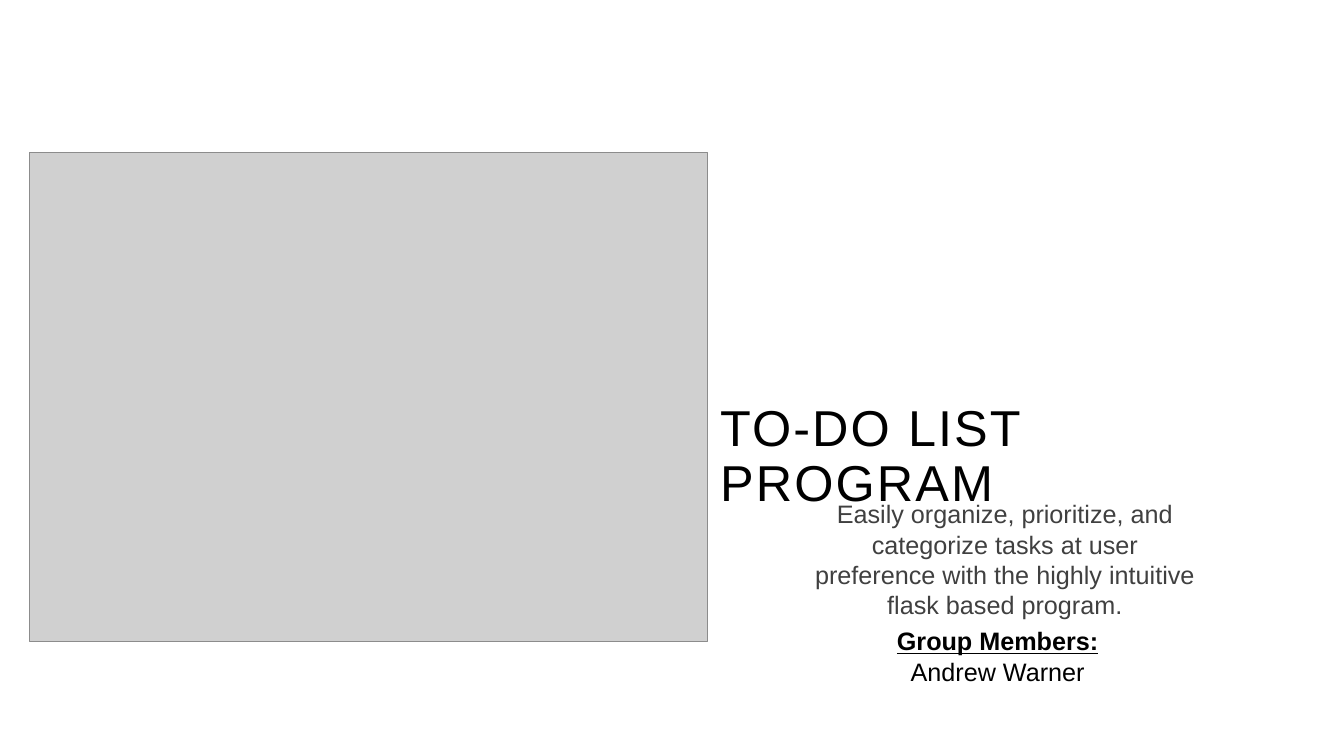
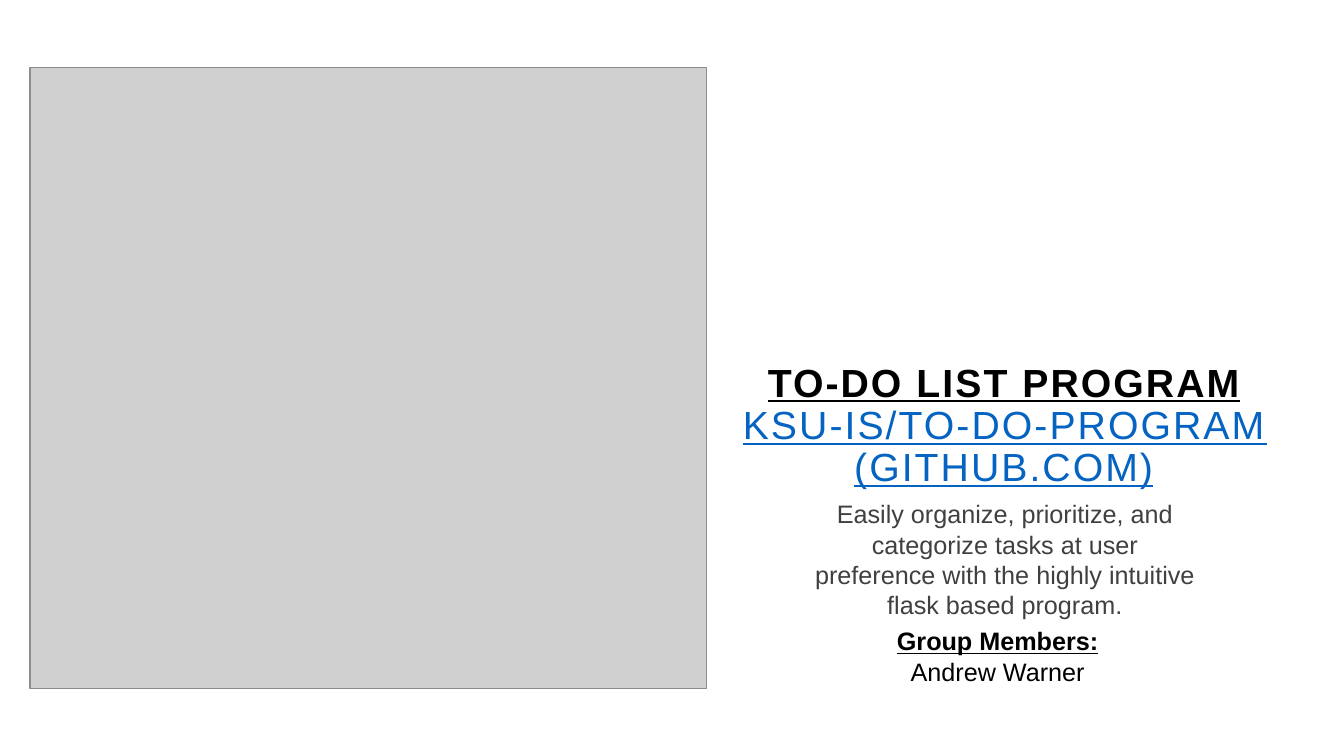
Before and after one commit to ksu-is/To-Do-Program, a slide deck: slide 1 of To-do list program.pptx. Drawn at 1344x756 pixels with LibreOffice and Linux fonts; fonts in the diff are those of the drawing; grey boxes stand for pictures; background and template pictures are left out. Boxes give left, top, right and bottom in pixels: in the first picture for what was removed or moved away, otherwise in the second. Text is boxed around its words. In the diff, an @@ line names an element or a change of style, - is before the commit and + after.

```diff
--- a/To-do list program.pptx
+++ b/To-do list program.pptx
@@ picture resized from (x1=30, y1=152, x2=708, y2=641) to (x1=30, y1=68, x2=707, y2=689) @@
@@ title at (x1=743, y1=369, x2=1264, y2=489): text changed; size 36 to 28 pt; text colour #000000 to #0563C1 @@
-TO-DO LIST PROGRAM
+TO-DO LIST PROGRAM
+KSU-IS/TO-DO-PROGRAM (GITHUB.COM)
```
